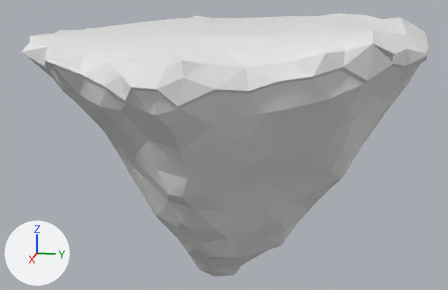
An edit to the Blender file Assets/Meshes/Island.blend, drawn before and after from the same camera.
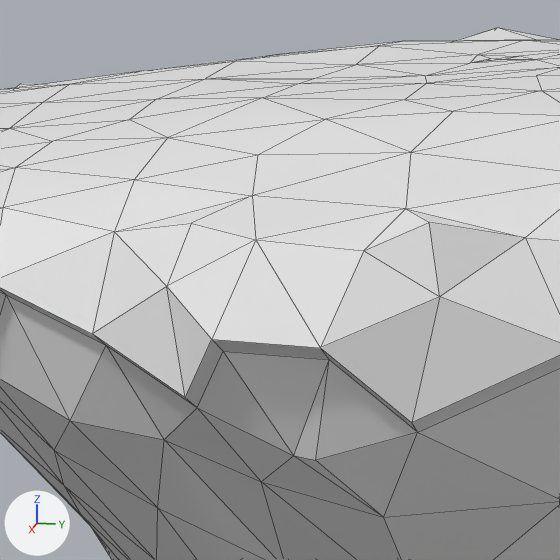
Each version is shown whole from a camera (50 mm lens) standing at (7.87, 2.18, 4.21) and looking at (-0.03, 0.6, 2.23), then close up on the part from 18% to 47% of the width and 3% to 48% of the height. Every picture has the same lights, and +X, +Y and +Z are marked at lower left. The close-ups show mesh edges as thin lines.

Script lines for the objects in view, before the commit:
```python
me_cube_001 = bpy.data.meshes.new('Cube.001')
me_cube_001.from_pydata(...)  # 405 vertices, 684 faces; spans x -0.81..0.8, y -0.84..0.83, z 0.1..0.96
me_cube_002 = bpy.data.meshes.new('Cube.002')
me_cube_002.from_pydata(...)  # 227 vertices, 394 faces; spans x -0.81..0.8, y -0.84..0.83, z 0.81..1.01
ob_base = bpy.data.objects.new('Base', me_cube_001)
ob_base.location = (0.0, 0.697, 0.0)
ob_base.scale = (2.86, 2.86, 3.89)
ob_floor = bpy.data.objects.new('Floor', me_cube_002)
ob_floor.location = (0.0, 0.697, 0.0)
ob_floor.scale = (2.86, 2.86, 3.89)
```
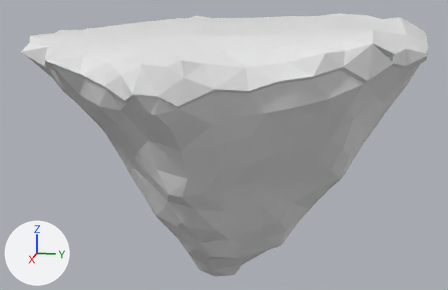
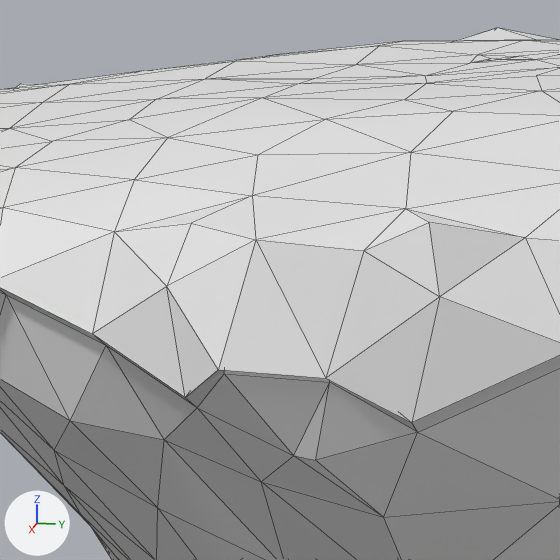
Changed parts and their boxes [x1, y1, x2, y2] in the close-ups (560 x 560 px; the box of a moved part takes in the faces that stretch with it):
```json
{"part": 1, "of": "me_cube_001", "change": "moved or reshaped", "before": [185, 339, 417, 460], "after": [185, 370, 417, 460]}
{"part": 2, "of": "me_cube_002", "change": "moved or reshaped", "before": [167, 240, 440, 423], "after": [167, 240, 440, 423]}
```

Scene script edits in JSON lines:
```json
{"block": "me_cube_001", "where": "me_cube_001.from_pydata(...)  # 405 vertices, 684 faces; spans x -0.81..0.8, y -0.84..0.83, z 0.1..0.96"}
{"block": "me_cube_001", "where": "# used by ob_base; location = (0.0, 0.697, 0.0); scale = (2.86, 2.86, 3.89)"}
{"block": "me_cube_001", "change": "me_cube_001 part 1"}
{"op": "set", "path": "me_cube_001.vertices[256].co", "old": "(0.78, -0.18, 0.85)", "new": "(0.78, -0.18, 0.83)", "note": "pixel (223, 351) -> pixel (224, 373)"}
{"op": "set", "path": "me_cube_001.vertices[258].co", "old": "(0.78, -0.1, 0.84)", "new": "(0.78, -0.1, 0.83)", "note": "pixel (329, 359) -> pixel (329, 382)"}
{"op": "set", "path": "me_cube_001.vertices[387].co", "old": "(0.8, -0.19, 0.86)", "new": "(0.78, -0.18, 0.85)", "note": "pixel (211, 339) -> not seen"}
{"op": "set", "path": "me_cube_001.vertices[388].co", "old": "(0.79, -0.1, 0.85)", "new": "(0.77, -0.11, 0.85)", "note": "pixel (320, 347) -> not seen"}
{"block": "me_cube_002", "where": "me_cube_002.from_pydata(...)  # 227 vertices, 394 faces; spans x -0.81..0.8, y -0.84..0.83, z 0.81..1.01"}
{"block": "me_cube_002", "where": "# used by ob_floor; location = (0.0, 0.697, 0.0); scale = (2.86, 2.86, 3.89)"}
{"block": "me_cube_002", "change": "me_cube_002 part 2"}
{"op": "set", "path": "me_cube_002.vertices[192].co", "old": "(0.8, -0.19, 0.86)", "new": "(0.79, -0.19, 0.84)", "note": "pixel (211, 339) -> pixel (218, 369)"}
{"op": "set", "path": "me_cube_002.vertices[194].co", "old": "(0.79, -0.1, 0.85)", "new": "(0.78, -0.1, 0.83)", "note": "pixel (320, 347) -> pixel (325, 378)"}
```
